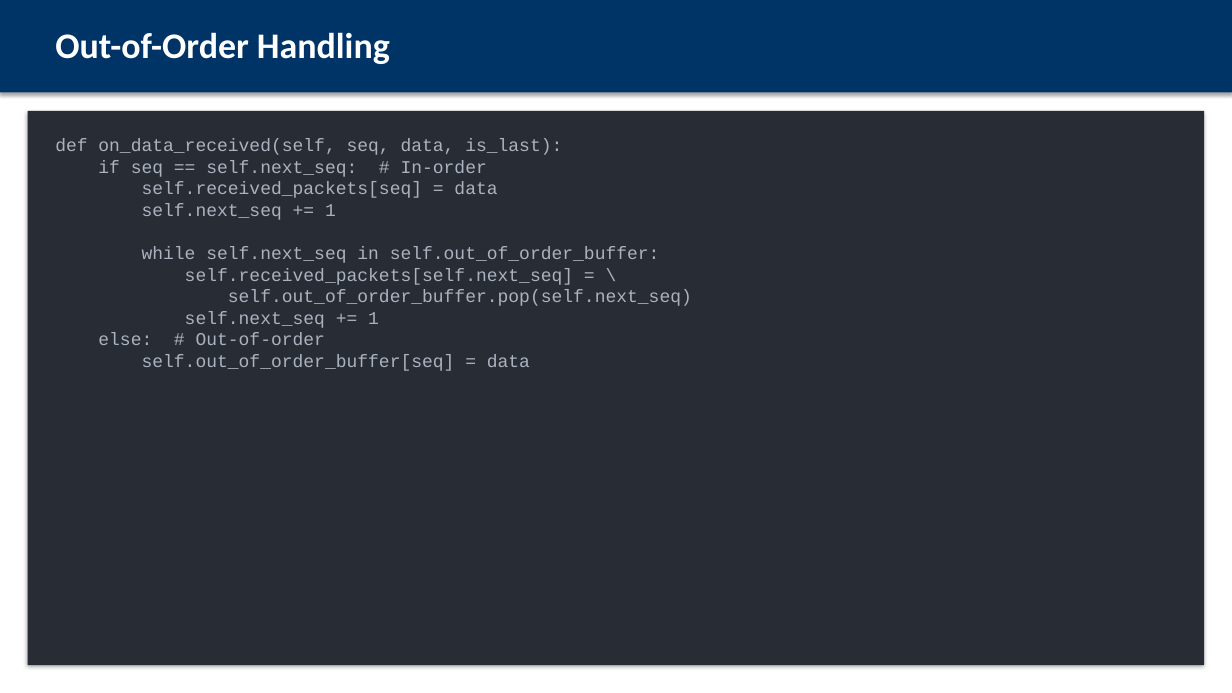
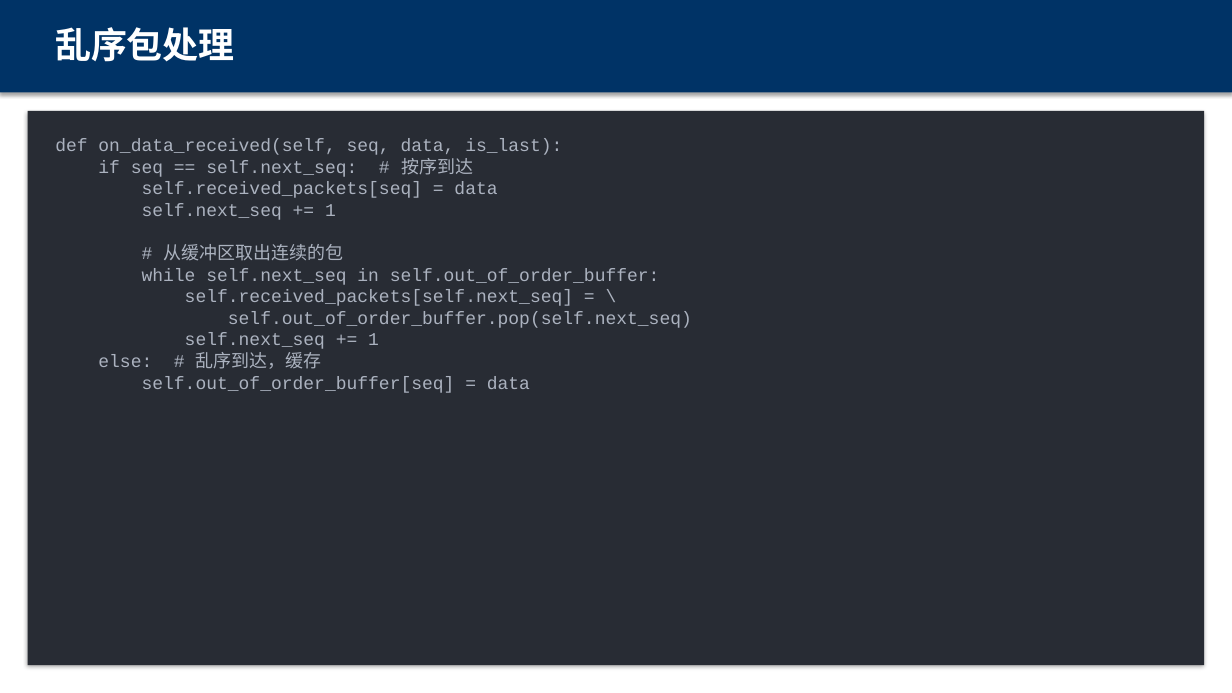
Before and after one commit to wuzhi456/cn_proj, a slide deck: slide 10 of presentation.pptx. Drawn at 1232x693 pixels with LibreOffice and Linux fonts; fonts in the diff are those of the drawing. Boxes give left, top, right and bottom in pixels: in the first picture for what was removed or moved away, otherwise in the second. Text is boxed around its words. In the diff, an @@ line names an element or a change of style, - is before the commit and + after.

```diff
--- a/presentation.pptx
+++ b/presentation.pptx
@@ text at [55,27,234,62]: text changed @@
-Out-of-Order Handling
+乱序包处理
@@ text at [98,158,473,177]: text changed @@
-if seq == self.next_seq: # In-order
+if seq == self.next_seq: # 按序到达
@@ text at [163,244,343,261]: paragraph added @@
+# 从缓冲区取出连续的包
@@ text at [98,352,322,369]: text changed @@
-else: # Out-of-order
+else: # 乱序到达，缓存
```
Also in this commit, not shown: 10 other slides changed, 5 slides added, 5 slides removed.
